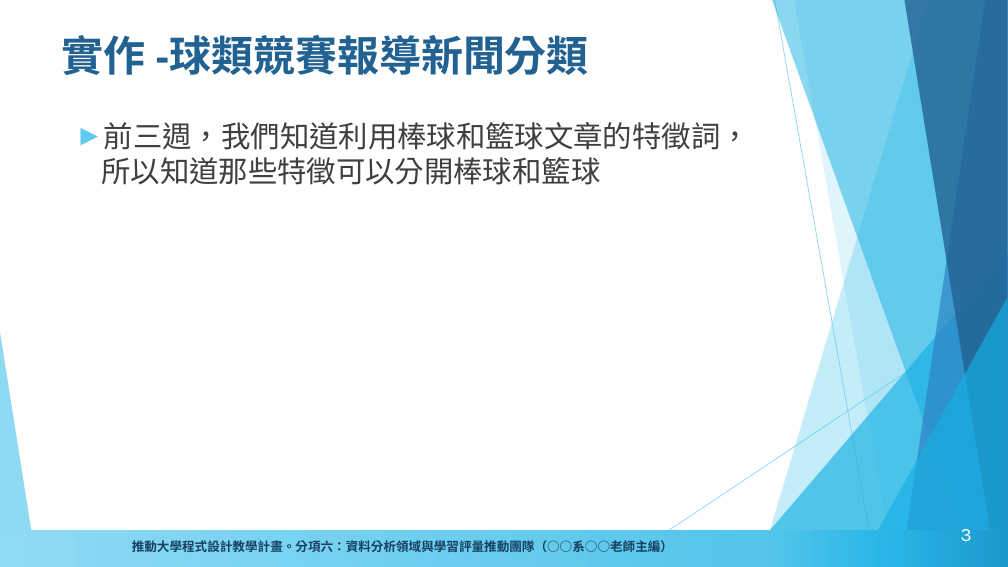
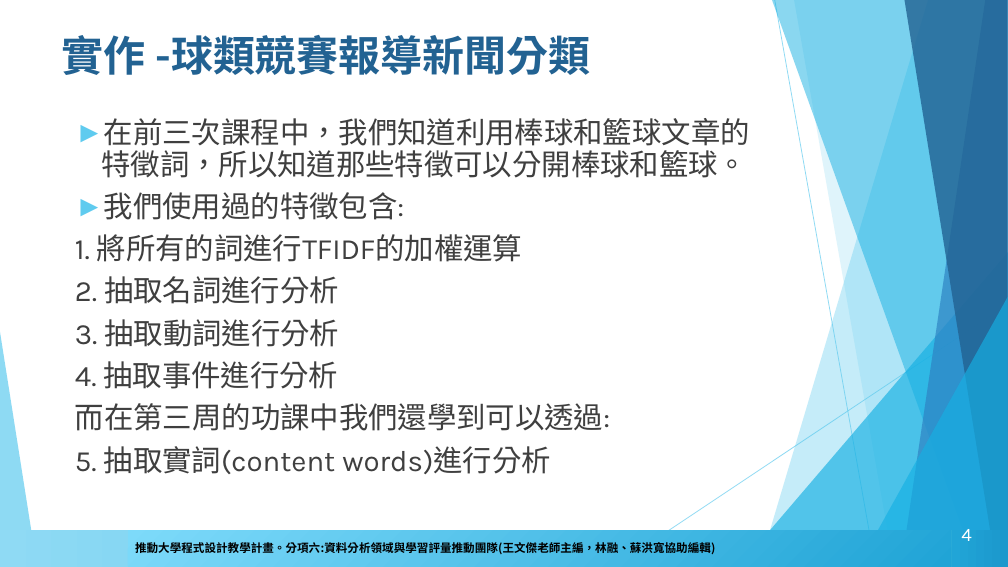
Before and after one commit to howardsukuan/textual-data-analysis-python, a slide deck: slide 4 of week04/文本分析與程式設計week4.pptx (slide 3 before the commit). Drawn at 1008x567 pixels with LibreOffice and Linux fonts; fonts in the diff are those of the drawing; background and template pictures are left out. Boxes give left, top, right and bottom in pixels: in the first picture for what was removed or moved away, otherwise in the second. Text is boxed around its words. In the diff, an @@ line names an element or a change of style, - is before the commit and + after.

```diff
--- a/week04/文本分析與程式設計week4.pptx
+++ b/week04/文本分析與程式設計week4.pptx
@@ title "實作 -球類競賽報導新聞分類" at (x1=62, y1=35, x2=590, y2=75): font Arial to Karla @@
@@ text at (x1=75, y1=118, x2=750, y2=474): text changed; font Arial to Karla @@
-► 前三週，我們知道利用棒球和籃球文章的特徵詞，所以知道那些特徵可以分開棒球和籃球
+► 在前三次課程中，我們知道利用棒球和籃球文章的特徵詞，所以知道那些特徵可以分開棒球和籃球。
+► 我們使用過的特徵包含:
+1. 將所有的詞進行TFIDF的加權運算
+2. 抽取名詞進行分析
+3. 抽取動詞進行分析
+4. 抽取事件進行分析
+而在第三周的功課中我們還學到可以透過:
+5. 抽取實詞(content words)進行分析
@@ rectangle added at (x1=128, y1=531, x2=951, y2=566), fill gradient #20A4D6 to #7EDBFB, 11 pt, text #000000, bold @@
+推動大學程式設計教學計畫。分項六:資料分析領域與學習評量推動團隊(王文傑老師主編，林融、蘇洪寬協助編輯)
@@ page number at (x1=961, y1=529, x2=972, y2=541): text changed @@
-3
+4
```
Also in this commit, not shown: 51 other slides changed, 8 slides added, 7 other files.
